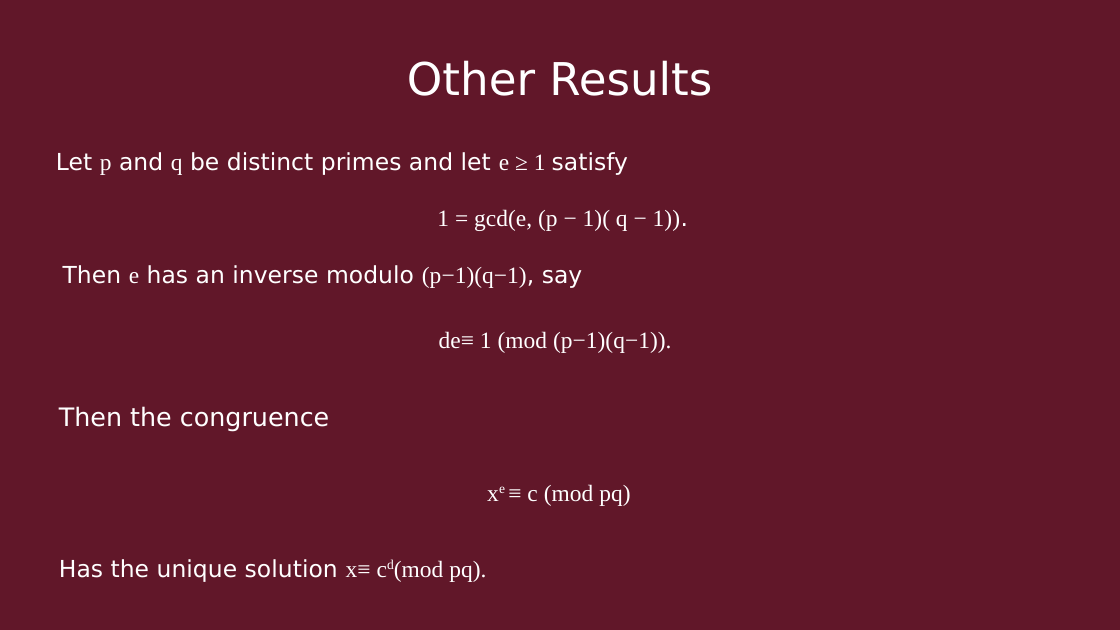
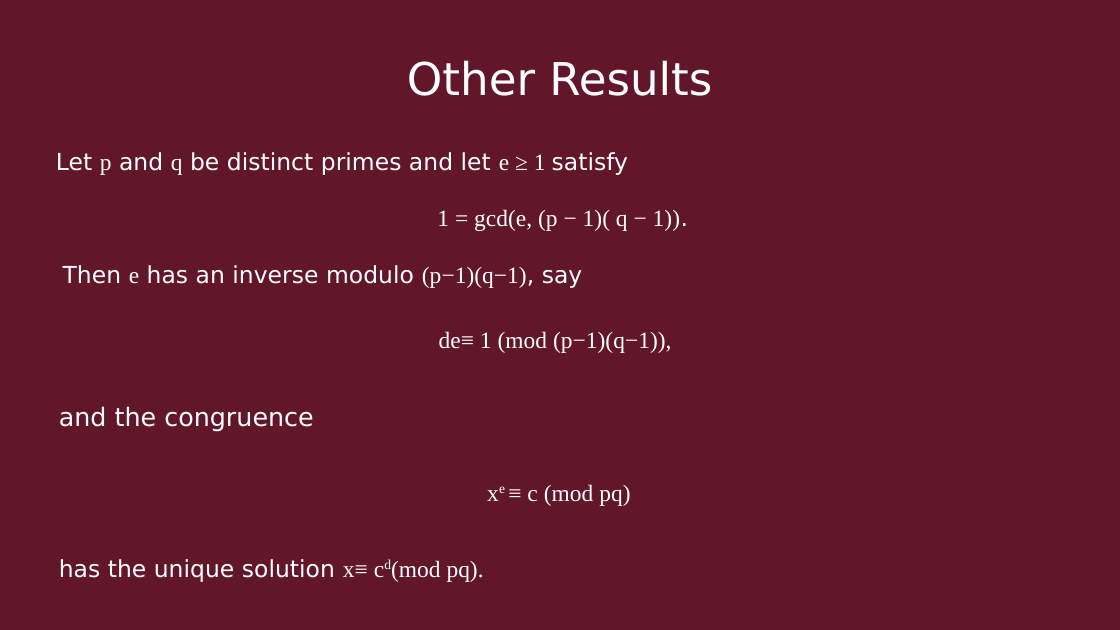
Before and after one commit to Quin-Darcy/seccom, a slide deck: slide 11 of presentation/cryptography_and_network_protocols.odp. Drawn at 1120x630 pixels with LibreOffice and Linux fonts; fonts in the diff are those of the drawing. Boxes give left, top, right and bottom in pixels: in the first picture for what was removed or moved away, otherwise in the second. Text is boxed around its words. In the diff, an @@ line names an element or a change of style, - is before the commit and + after.

```diff
--- a/presentation/cryptography_and_network_protocols.odp
+++ b/presentation/cryptography_and_network_protocols.odp
@@ text at <box>439,331,672,353</box>: text changed @@
-de≡ 1 (mod (p−1)(q−1)).
+de≡ 1 (mod (p−1)(q−1)),
@@ text at <box>59,406,313,432</box>: text changed @@
-Then the congruence
+and the congruence
@@ text at <box>59,559,484,582</box>: text changed @@
-Has the unique solution x≡ cd(mod pq).
+has the unique solution x≡ cd(mod pq).
```
Also in this commit, not shown: 1 other slide changed, 3 slides added, 1 other file.
